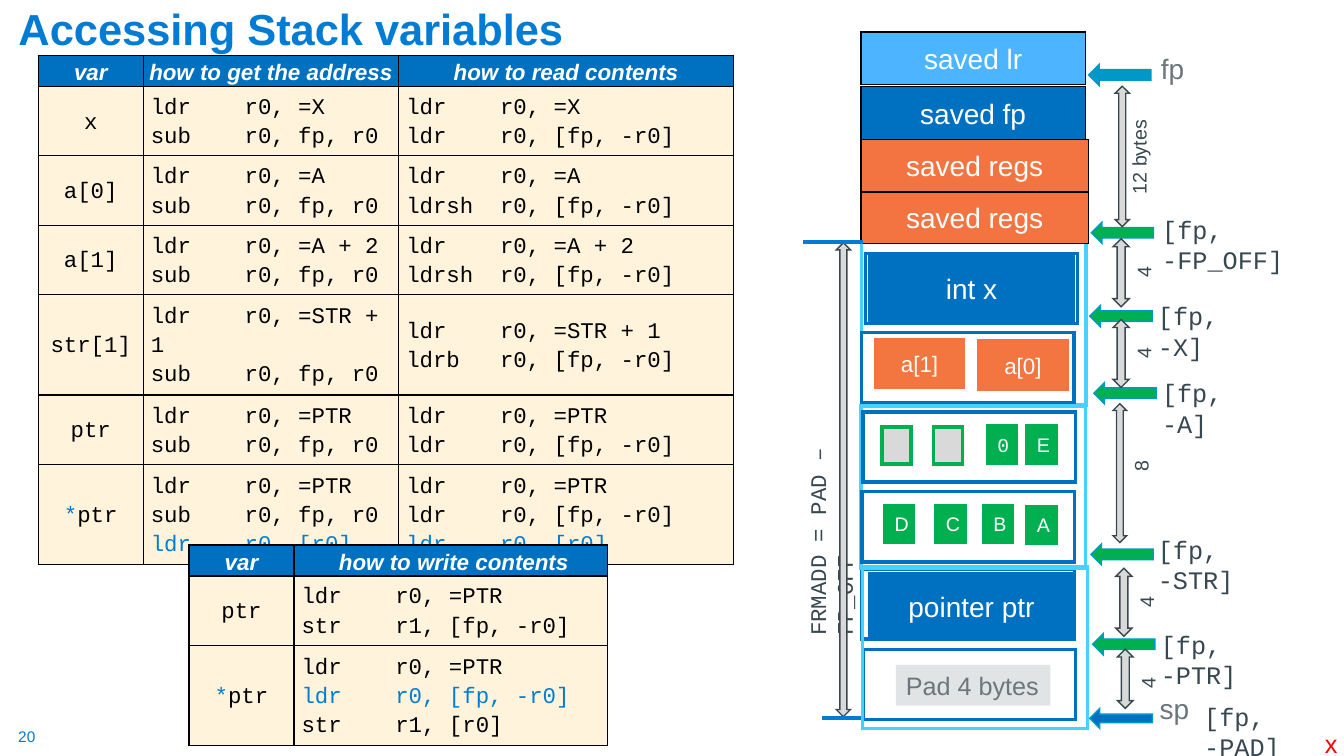
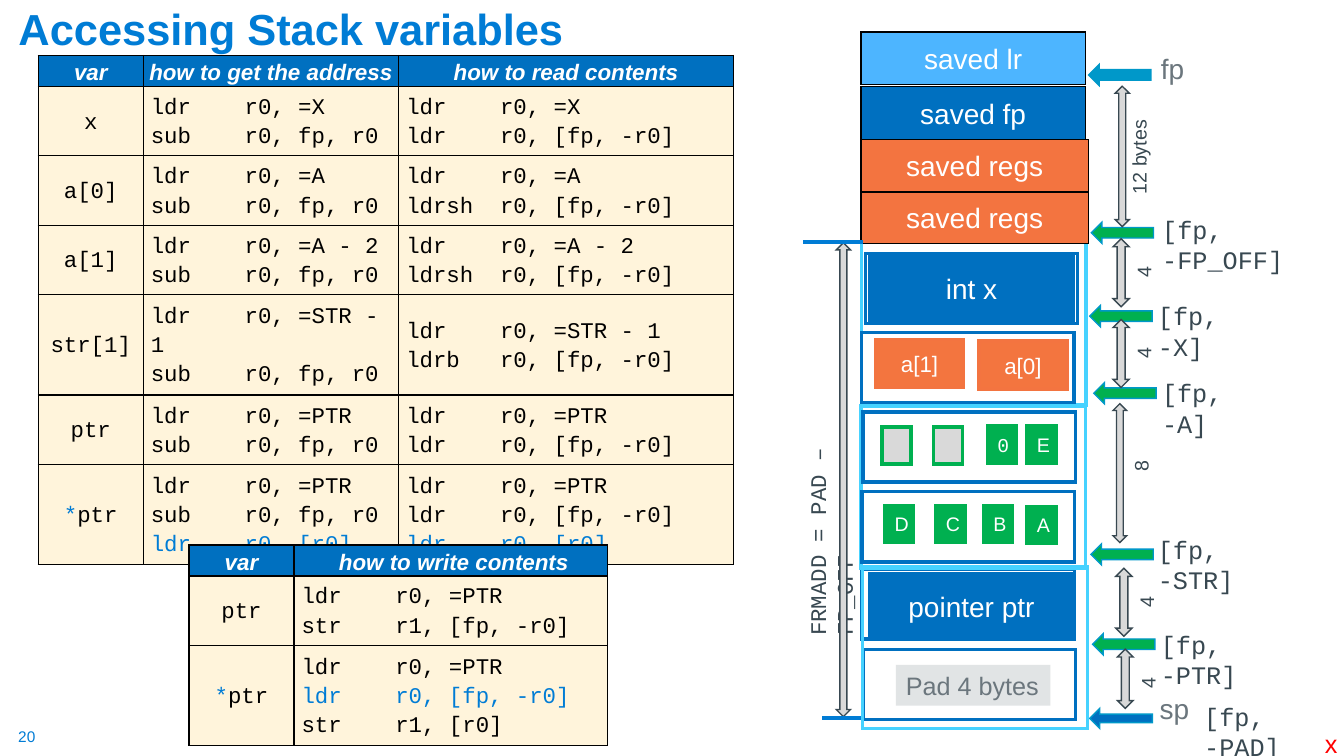
Before and after one commit to cse30-fa22/Muller_CSE30_Lecture_Slides, a slide deck: slide 20 of 10_Assm_Part5.pptx. Drawn at 1344x756 pixels with LibreOffice and Linux fonts; fonts in the diff are those of the drawing. Boxes give left, top, right and bottom in pixels: in the first picture for what was removed or moved away, otherwise in the second. Text is boxed around its words. In the diff, an @@ line names an element or a change of style, - is before the commit and + after.

```diff
--- a/10_Assm_Part5.pptx
+++ b/10_Assm_Part5.pptx
@@ table at bbox=[38, 55, 733, 562] @@
-row 4, column 2: ldr r0, =A + 2 / sub r0, fp, r0
+row 4, column 2: ldr r0, =A - 2 / sub r0, fp, r0
-row 4, column 3: ldr r0, =A + 2 / ldrsh r0, [fp, -r0]
+row 4, column 3: ldr r0, =A - 2 / ldrsh r0, [fp, -r0]
-row 5, column 2: ldr r0, =STR + 1 / sub r0, fp, r0
+row 5, column 2: ldr r0, =STR - 1 / sub r0, fp, r0
-row 5, column 3: ldr r0, =STR + 1 / ldrb r0, [fp, -r0]
+row 5, column 3: ldr r0, =STR - 1 / ldrb r0, [fp, -r0]
```
Also in this commit, not shown: 1 other slide changed, 1 other file.
